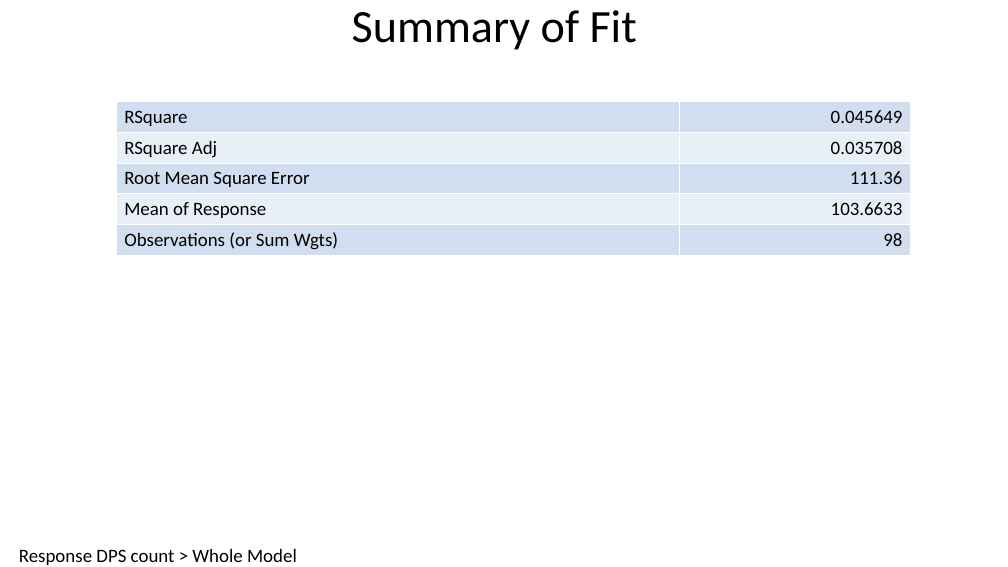
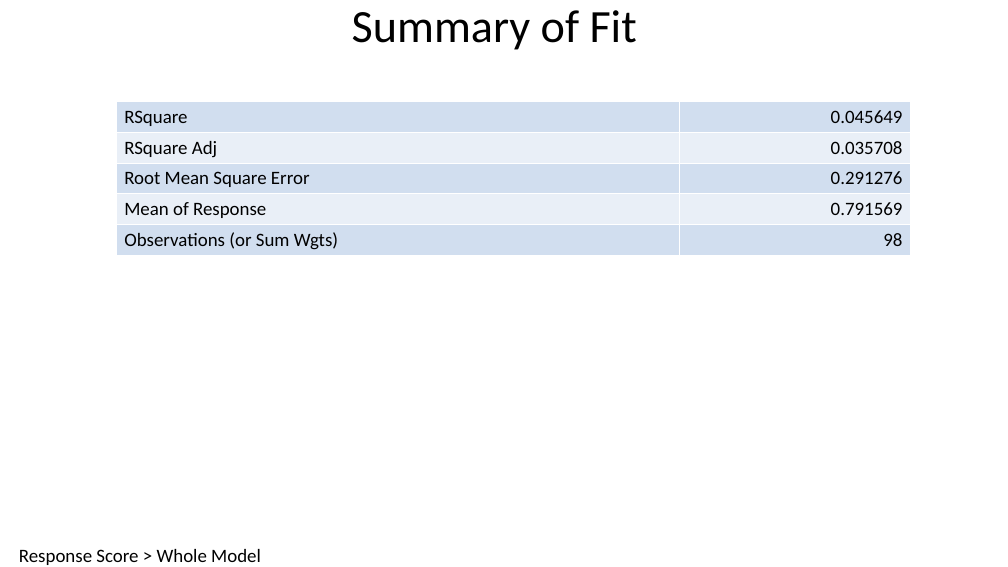
Before and after one commit to rifatsm/DPS-Classify-and-Analysis, a slide deck: slide 5 of Analysis by Quantile Values Nov 2018/From_Python_script/PS Count + Score + Quantile Merged/Fit Model.pptx. Drawn at 1008x567 pixels with LibreOffice and Linux fonts; fonts in the diff are those of the drawing. Boxes give left, top, right and bottom in pixels: in the first picture for what was removed or moved away, otherwise in the second. Text is boxed around its words. In the diff, an @@ line names an element or a change of style, - is before the commit and + after.

Commit message:
# Result PPTX from DPS count vs Project Score # RMD file for getting percentage of DPS distribution in projects

```diff
--- a/Analysis by Quantile Values Nov 2018/From_Python_script/PS Count + Score + Quantile Merged/Fit Model.pptx
+++ b/Analysis by Quantile Values Nov 2018/From_Python_script/PS Count + Score + Quantile Merged/Fit Model.pptx
@@ table at (116,102,910,286) @@
-row 3, column 2: 111.36
+row 3, column 2: 0.291276
-row 4, column 2: 103.6633
+row 4, column 2: 0.791569
@@ text at (19,549,261,565): text changed @@
-Response DPS count > Whole Model
+Response Score > Whole Model
```
Also in this commit, not shown: 7 other slides changed, 1 other file.
